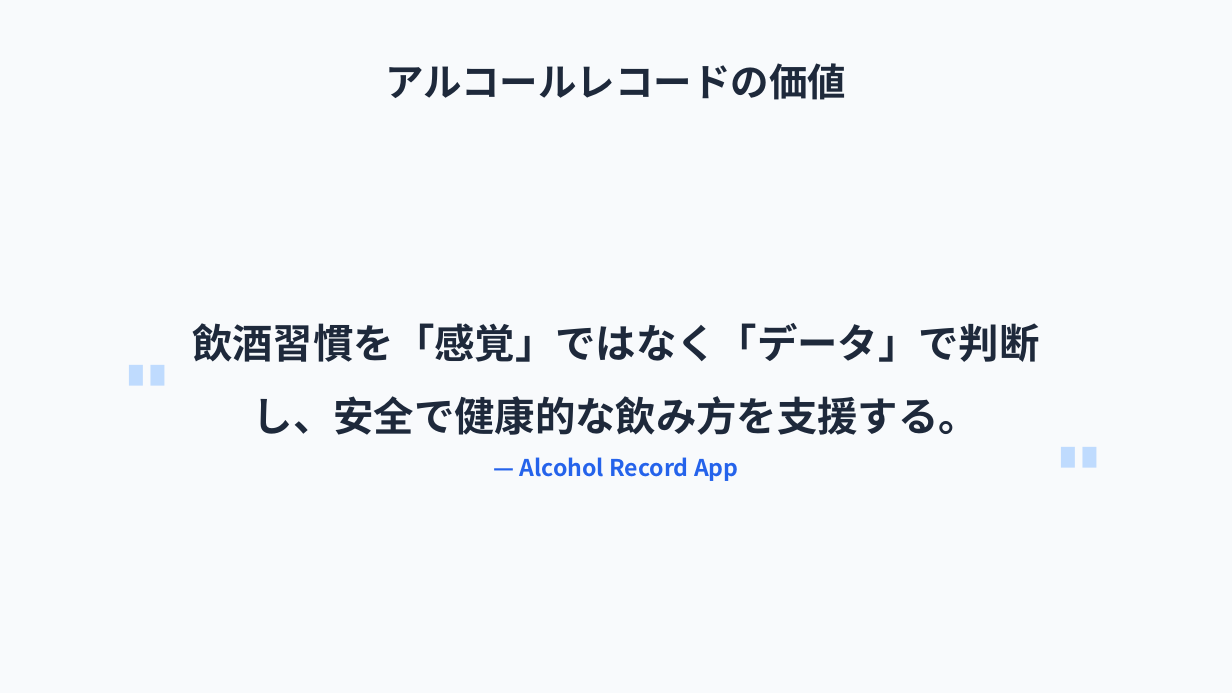
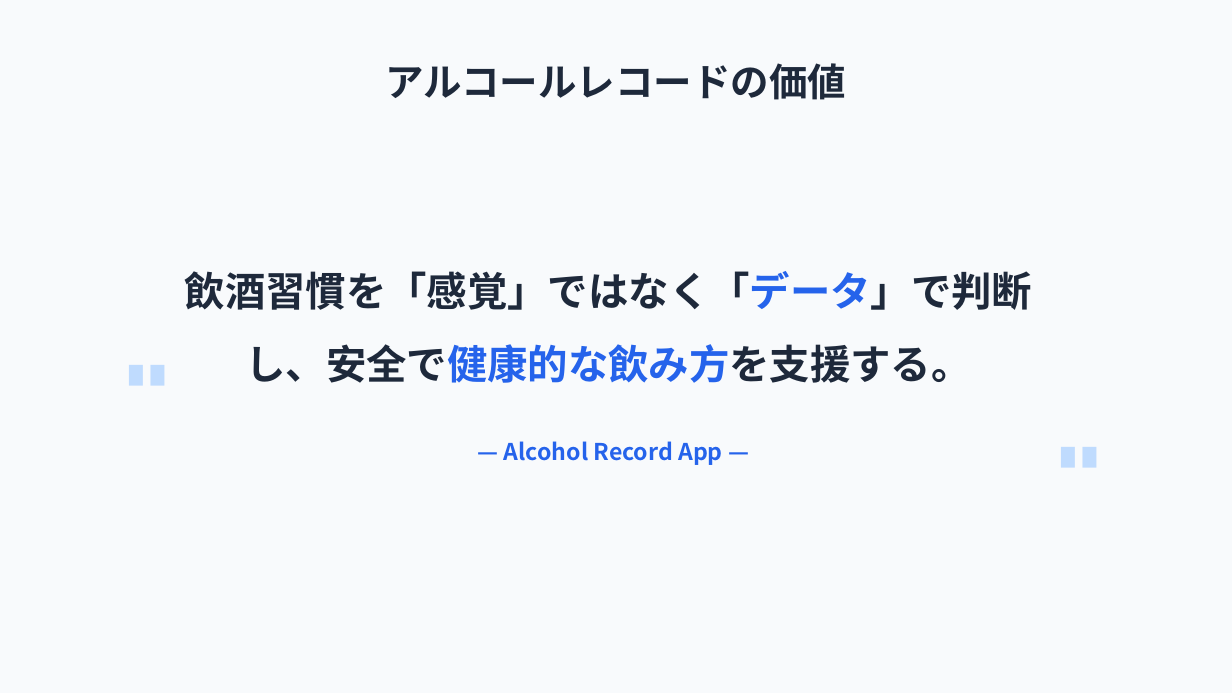
Before and after one commit to Hoshi0529/mobile-training, a slide deck: slide 13 of アルコールレコード 提案資料.pptx. Drawn at 1232x693 pixels with LibreOffice and Linux fonts; fonts in the diff are those of the drawing; background and template pictures are left out. Boxes give left, top, right and bottom in pixels: in the first picture for what was removed or moved away, otherwise in the second. Text is boxed around its words. In the diff, an @@ line names an element or a change of style, - is before the commit and + after.

```diff
--- a/アルコールレコード 提案資料.pptx
+++ b/アルコールレコード 提案資料.pptx
@@ text "飲酒習慣を「感覚」ではなく「データ」で判断し、安全で健康的な飲み方を支援する。": place and size @@
-text "飲酒習慣を「感覚」ではなく「データ」で判断し、安全で健康的な飲み方を支援する。" at (192,323,1039,435)
+text "飲酒習慣を「感覚」ではなく「データ」で判断し、安全で健康的な飲み方を支援する。" at (185,271,1032,383)
@@ text "飲酒習慣を「感覚」ではなく「データ」で判断し、安全で健康的な飲み方を支援する。" at (185,271,1032,383): text colour #1E293B to #2563EB in "飲酒習慣を「感覚」ではなく「データ」で判断し、安全で健康的な飲み方を支援する。" @@
@@ text at (504,441,723,465): text changed @@
-— Alcohol Record App
+— Alcohol Record App —
```
Also in this commit, not shown: 11 other slides changed, 1 slide added, 1 slide removed.
